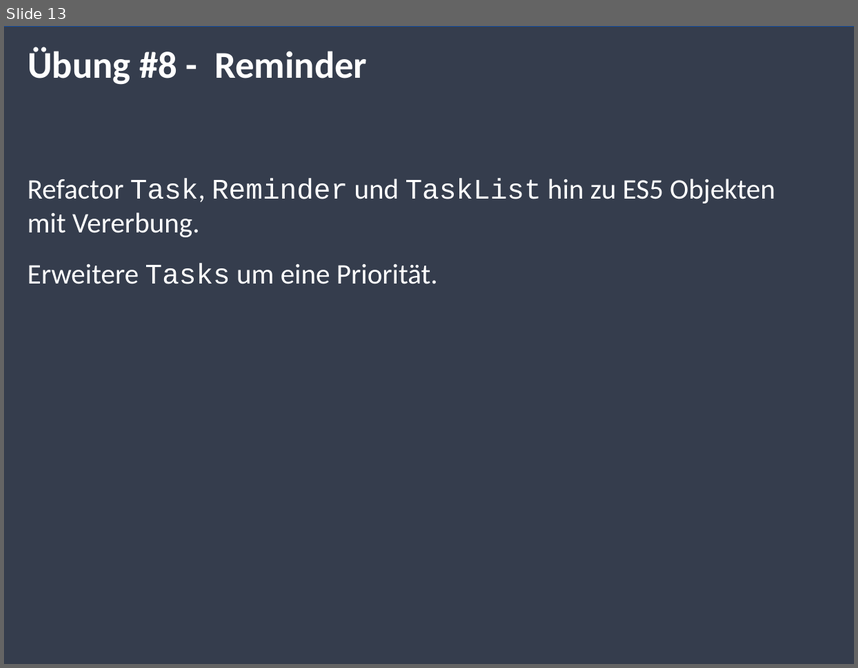
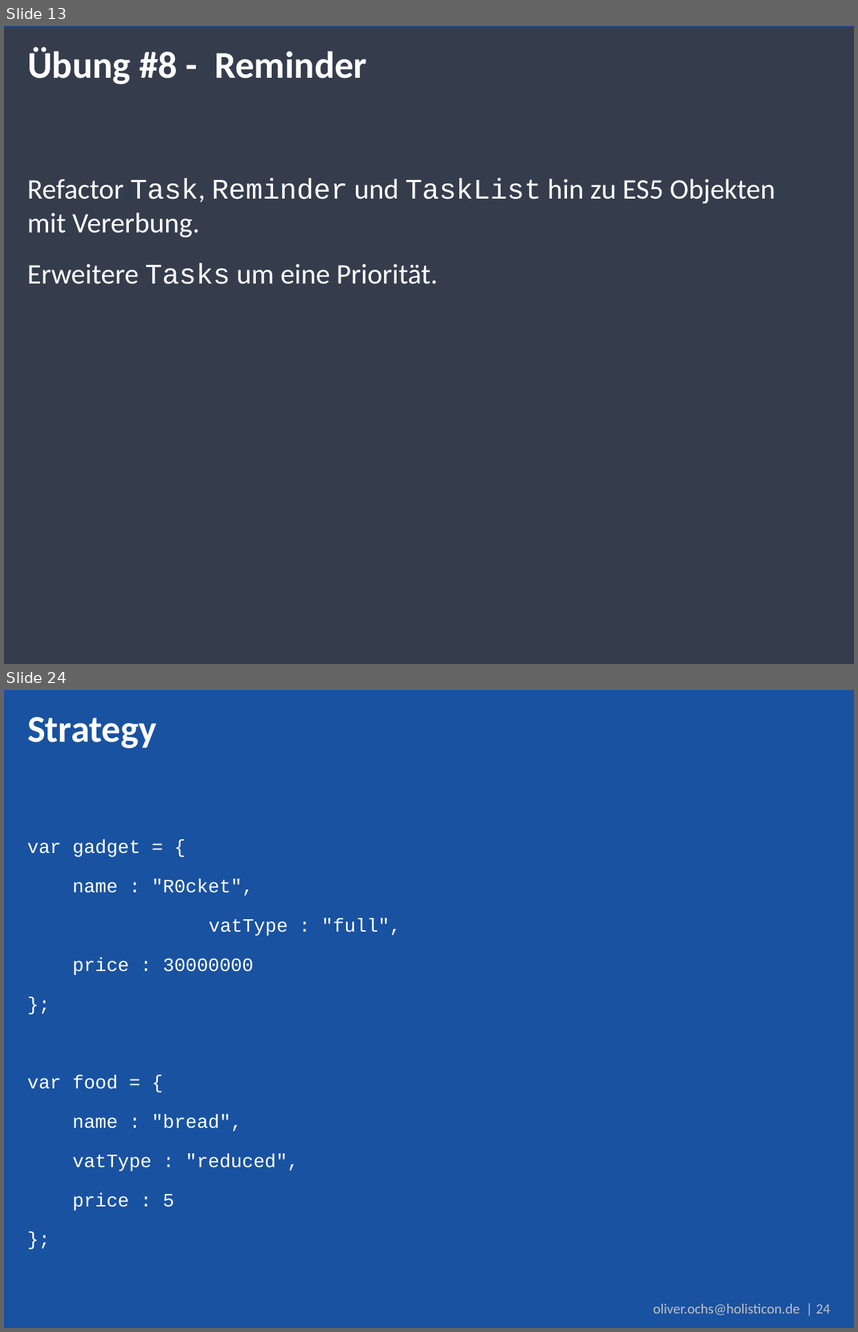
Before and after one commit to simonox/js-workshop, a slide deck: Tag 2.pptx. Shown one above the other, each under a label of ours: slide 13 before the commit, slides 13 and 24 after it; the slides between them are not shown. The pictures are 858x668 and 858x1332 pixels, drawn with LibreOffice and Linux fonts; fonts in the diff are those of the drawing; background and template pictures are left out. Boxes give left, top, right and bottom in pixels: in the first picture for what was removed or moved away, otherwise in the second. Text is boxed around its words. In the diff, an @@ line names an element or a change of style, - is before the commit and + after.

```diff
--- a/Tag 2.pptx
+++ b/Tag 2.pptx
@@ slide 24 added at bbox=[4, 690, 854, 1328], background #1952A0 @@
@@ title added at bbox=[27, 717, 156, 749], 32 pt, text #FFFFFF, bold @@
+Strategy
@@ text added at bbox=[27, 840, 401, 1210], 16 pt, text #FFFFFF @@
+var gadget = {
+name : "R0cket",
+vatType : "full",
+price : 30000000
+};
+var food = {
+name : "bread",
+vatType : "reduced",
+price : 5
+};
@@ text added at bbox=[653, 1303, 831, 1315], 12 pt, text #C2C2C2 @@
+oliver.ochs@holisticon.de | 24
```
Also in this commit, not shown: 32 other slides added.
